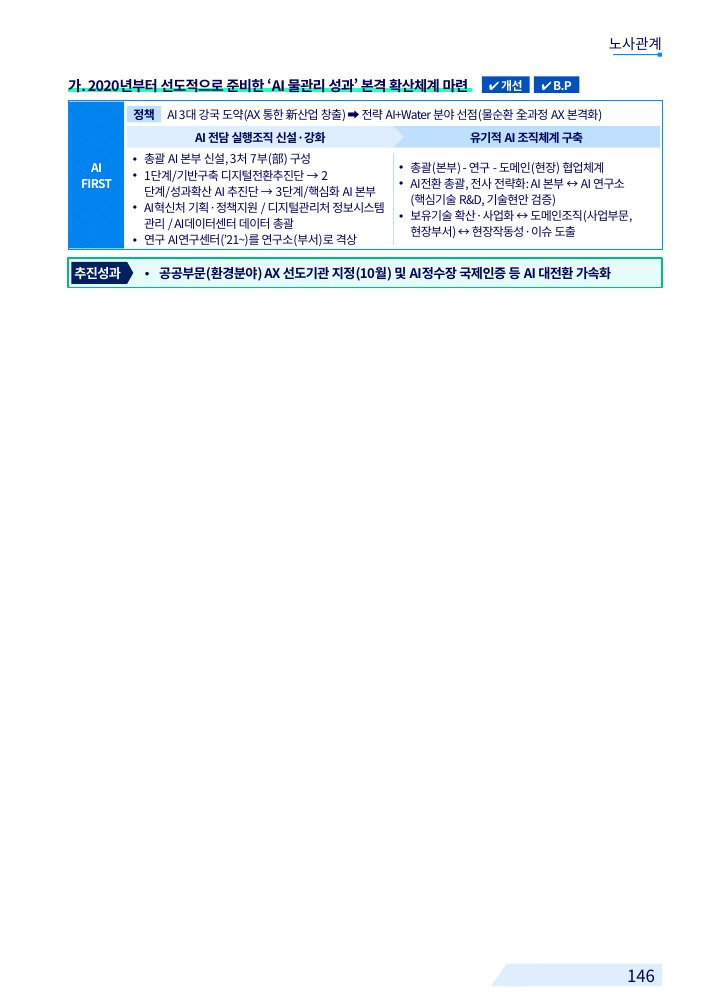
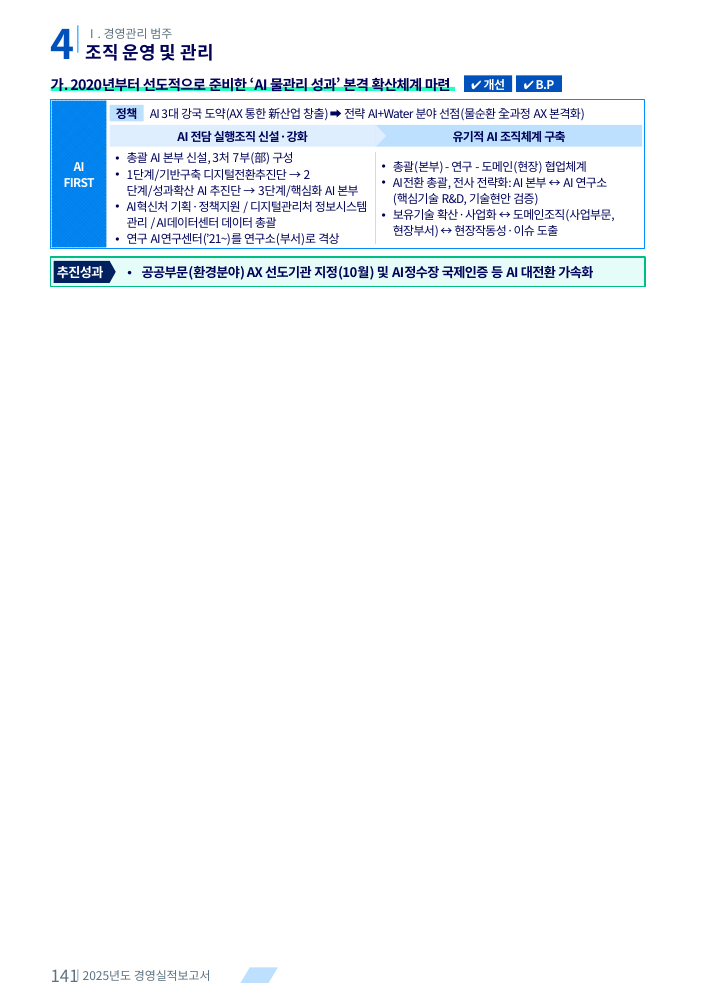
Before and after one commit to khjlsi-creator/claude, a slide deck: slide 141 of korad-경영평가-ppt/KORAD_경영평가_레이아웃_템플릿_A4세로.pptx (slide 146 before the commit). Drawn at 713x1008 pixels with LibreOffice and Linux fonts; fonts in the diff are those of the drawing; background and template pictures are left out. Boxes give left, top, right and bottom in pixels: in the first picture for what was removed or moved away, otherwise in the second. Text is boxed around its words. In the diff, an @@ line names an element or a change of style, - is before the commit and + after.

```diff
--- a/korad-경영평가-ppt/KORAD_경영평가_레이아웃_템플릿_A4세로.pptx
+++ b/korad-경영평가-ppt/KORAD_경영평가_레이아웃_템플릿_A4세로.pptx
@@ text added at [51, 29, 75, 59], 34 pt, text #0051BC, bold @@
+4
@@ rectangle added at [78, 25, 78, 53], fill #008EFF @@
@@ text added at [86, 28, 172, 39], 10 pt, text #5D7280 @@
+Ⅰ. 경영관리 범주
@@ text added at [86, 44, 214, 61], 15 pt, text #000359, bold @@
+조직 운영 및 관리
@@ text removed at [609, 37, 662, 54] @@
-노사관계
@@ rectangle removed at [613, 54, 661, 55] @@
@@ rectangle removed at [658, 53, 662, 57] @@
@@ 7 texts, 4 rectangles, 1 pentagon arrow: place and size @@
-7 texts, 4 rectangles, 1 pentagon arrow at [72, 77, 603, 285]
+7 texts, 4 rectangles, 1 pentagon arrow at [53, 75, 585, 284]
@@ 5 texts, 5 rectangles, 1 freeform shape, 1 line: place and size @@
-5 texts, 5 rectangles, 1 freeform shape, 1 line at [68, 77, 662, 288]
+5 texts, 5 rectangles, 1 freeform shape, 1 line at [51, 76, 645, 286]
@@ text added at [51, 969, 79, 982], 14 pt, text #5D7280 @@
+141
@@ rectangle added at [78, 970, 78, 981], fill #8D9CBF @@
@@ text added at [83, 970, 211, 981], 10 pt, text #5D7280 @@
+2025년도 경영실적보고서
@@ parallelogram added at [241, 967, 278, 983], fill #BDE0FF @@
@@ parallelogram removed at [491, 964, 538, 986] @@
@@ rectangle removed at [511, 964, 662, 986] @@
@@ text removed at [627, 969, 655, 982] @@
-146
```
Also in this commit, not shown: 39 other slides changed, 9 slides added, 9 slides removed, 3 other files.
